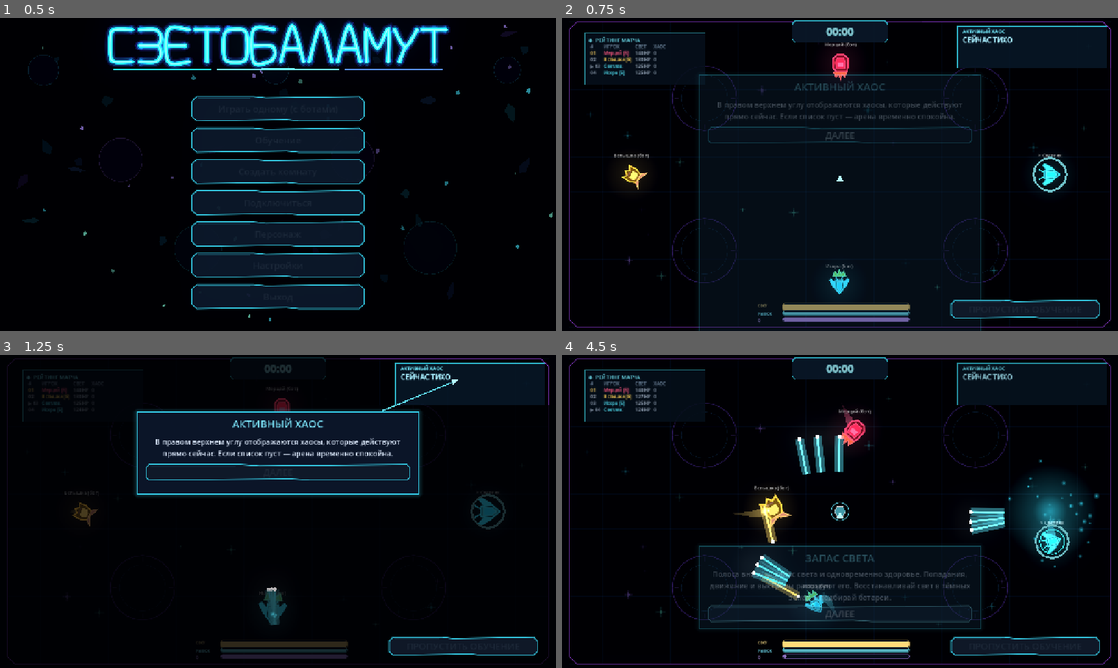
Above: before the commit, frames 1-4 (two rows, left to right).
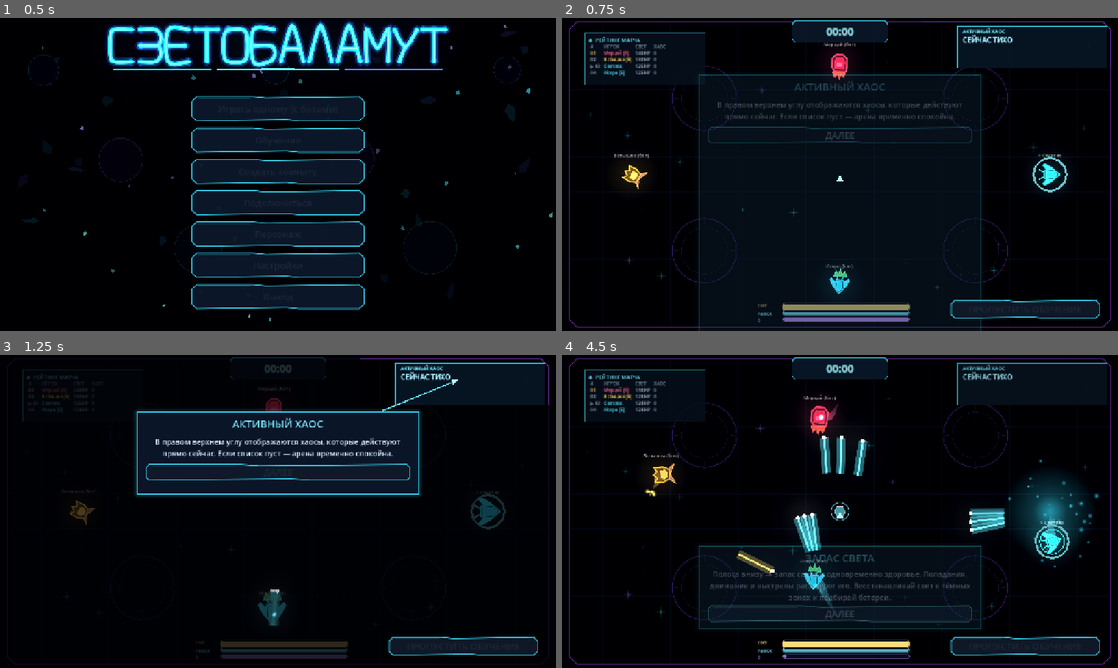
Above: after the commit, the same moments.

Repository: DvoreZZKy/svetobalamut
Game: Godot game, scene res://scenes/menu.tscn
The game is run twice, just before and just after one commit, with the same random seed, the same clock (stepped at 60 frames per second) and the same inputs.
Inputs (mouse positions are in pixels of both pictures, inside the frame that each line leads up to):
- Up to frame 1 (0.5 s): no input
- Up to frame 2 (0.75 s): click "Играть одному (с ботами)" at 0.5 s
- Up to frame 3 (1.25 s): no input
- Up to frame 4 (4.5 s): tap Enter (restart) at 1.25 s; move the mouse to (962, 495) at 1.27 s; hold D (right) 1.28-2 s; hold Space (dash) 1.28-2 s; tap Q (ability) at 1.35 s; click (962, 495) at 1.42 s; click "ДАЛЕЕ" at 2 s; move the mouse to (728, 527) at 2.77 s; hold S (down) 2.78-3.53 s; tap Space (dash) at 2.85 s; click (728, 527) at 3.05 s; move the mouse to (895, 442) at 3.52 s; press the mouse at (895, 442) at 3.53 s; hold D (right) 3.53-4.25 s; tap E (possess) at 3.8 s; release the mouse at (895, 442) at 4.25 s; click "ДАЛЕЕ" at 4.25 s

Frame 1 is identical in both runs. In frame 2, 0.3% of the frame differs, in the area x 10-53%, y 7-89%; in frame 3, 0.4%; in frame 4, 4.2%, in the area x 5-90%, y 11-83%.

Commit message:
Add secondary class abilities to simulation

Diff:
--- a/scripts/sim.gd
+++ b/scripts/sim.gd
@@ -40,6 +40,7 @@
 var players := {}
 var bullets: Array = []
 var eaters: Array = []
+var lures: Array = []
 var pickups: Array = []
 var pickup_timer := 9.0
 var meteors: Array = []
@@ -72,6 +73,7 @@
 	players.clear()
 	bullets.clear()
 	eaters.clear()
+	lures.clear()
 	pickups.clear()
 	pickup_timer = rng.randf_range(8.0, 13.0)
 	meteors.clear()
@@ -114,7 +116,7 @@
 		"light": CLASS_STATS[kind % 4].hp, "max_light": CLASS_STATS[kind % 4].hp,
 		"defense": CLASS_STATS[kind % 4].def, "attack": CLASS_STATS[kind % 4].atk,
 		"speed_mult": CLASS_STATS[kind % 4].speed, "fire_rate": CLASS_STATS[kind % 4].rate,
-		"ability_cd": 0.0, "ability_t": 0.0,
+		"ability_cd": 0.0, "ability_t": 0.0, "extra_cd": 0.0, "phase_t": 0.0, "absorb_t": 0.0, "prism_shots": 0,
 		"shadow": false, "decoy": false, "life": 0.0,
 		"dash_t": 0.0, "dash_dir": Vector2.RIGHT, "dash_cd": 0.0, "inv": 0.0, "fire_cd": 0.0,
 		"wave_charge": 0.0, "fire_was_down": false, "wave_released": false,
@@ -151,6 +153,7 @@
 		_update_player(p, dt)
 	_collisions(dt)
 	_update_bullets(dt)
+	_update_lures(dt)
 	_update_eaters(dt)
 	_update_pickups(dt)
 	_meteor_tick(dt)
@@ -176,6 +179,7 @@
 	var want_dash: bool = inp.get("dash", false)
 	var want_poss: bool = inp.get("poss", false)
 	var want_ability: bool = inp.get("ability", false)
+	var want_extra: bool = inp.get("extra_ability", false)
 	if effects.has("reverse") and not p.decoy:
 		mv = -mv
 	# A shadow possessing this player directly drives their movement and actions.
@@ -194,6 +198,7 @@
 		possessor.poss_fire_was_down = want_fire
 		want_dash = bool(control.get("dash", false))
 		want_ability = bool(control.get("ability", false))
+		want_extra = bool(control.get("extra_ability", false))
 		want_poss = false
 	if p.derp_t > 0.0:
 		p.derp_t -= dt
@@ -227,6 +232,9 @@
 	p.poss_protect_cd = maxf(0.0, p.poss_protect_cd - dt)
 	p.ability_cd = maxf(0.0, p.ability_cd - dt)
 	p.ability_t = maxf(0.0, p.ability_t - dt)
+	p.extra_cd = maxf(0.0, float(p.get("extra_cd", 0.0)) - dt)
+	p.phase_t = maxf(0.0, float(p.get("phase_t", 0.0)) - dt)
+	p.absorb_t = maxf(0.0, float(p.get("absorb_t", 0.0)) - dt)
 
 	if p.shadow:
 		_update_shadow(p, dt, mv, want_poss)
@@ -254,6 +262,8 @@
 			events.append({"t": "dash", "x": p.pos.x, "y": p.pos.y, "c": p.ci})
 	if want_ability and p.ability_cd <= 0.0:
 		_use_ability(p)
+	if want_extra and float(p.get("extra_cd", 0.0)) <= 0.0:
+		_use_extra_ability(p)
 	if effects.has("magnet"):
 		var b := _brightest(p.id)
 		if not b.is_empty():
@@ -279,18 +289,21 @@
 		p.wave_released = false
 		p.fire_was_down = want_fire
 	elif want_fire and p.fire_cd <= 0.0 and p.light > shot_cost + 0.5:
-		var spread_count := 3 if p.kind == 0 else 1
+		var prism_active: bool = p.kind == 3 and int(p.get("prism_shots", 0)) > 0
+		var spread_count := 3 if p.kind == 0 or prism_active else 1
 		for shot_i in spread_count:
-			var spread := (float(shot_i) - 1.0) * 0.12 if spread_count == 3 else 0.0
+			var spread := (float(shot_i) - 1.0) * (0.12 if p.kind == 0 else 0.24) if spread_count == 3 else 0.0
 			var ang: float = p.aim.angle() + spread + rng.randf_range(-0.018, 0.018)
 			var dir := Vector2.from_angle(ang)
 			var bolt_speed := 1180.0 if p.kind == 3 else (1480.0 if p.kind == 2 else BULLET_SPEED)
 			var bolt_radius := 11.0 if p.kind == 3 else 6.0
-			var damage_mult := 0.42 if p.kind == 0 else 1.0
+			var damage_mult := 0.42 if p.kind == 0 else (0.72 if prism_active else 1.0)
 			bullets.append({"id": next_id, "pos": p.pos + dir * 34.0, "vel": dir * bolt_speed + p.vel * 0.25,
 				"owner": p.id, "life": 1.4, "bn": 0, "ricochet": p.kind == 3, "dmg": BULLET_DMG * p.attack * damage_mult * (1.35 if str(p.get("buff", "")) == "overdrive" else 1.0),
 				"radius": bolt_radius})
 			next_id += 1
+		if prism_active:
+			p.prism_shots = int(p.prism_shots) - 1
 		p.light -= shot_cost
 		var haste := 0.52 if p.kind == 0 and p.ability_t > 0.0 else 1.0
 		p.fire_cd = p.fire_rate * haste
@@ -383,6 +396,41 @@
 					"owner": p.id, "life": 1.25, "bn": 0, "ricochet": true, "dmg": BULLET_DMG * p.attack * 0.82 * (1.35 if str(p.get("buff", "")) == "overdrive" else 1.0), "radius": 10.0})
 				next_id += 1
 			events.append({"t": "ability", "x": p.pos.x, "y": p.pos.y, "c": p.ci, "kind": 3})
+
+
+
+func _use_extra_ability(p: Dictionary) -> void:
+	p.extra_cd = 13.0
+	match int(p.kind):
+		0:
+			# Fireflies use bioluminescent signals: lure eaters to a bright decoy.
+			var lure_pos: Vector2 = (p.pos + p.aim * 145.0).clamp(Vector2(55, 55), A - Vector2(55, 55))
+			lures.append({"pos": lure_pos, "t": 3.8, "owner": p.id})
+			p.light = maxf(0.0, float(p.light) - 3.0)
+			events.append({"t": "extra_ability", "x": lure_pos.x, "y": lure_pos.y, "c": p.ci, "kind": 0})
+		1:
+			# A sealed capsule catches incoming energy and converts it into light.
+			p.absorb_t = 2.4
+			p.absorb_count = 0
+			events.append({"t": "extra_ability", "x": p.pos.x, "y": p.pos.y, "c": p.ci, "kind": 1})
+		2:
+			# Ghost matter briefly stops interacting with projectiles and eaters.
+			p.phase_t = 1.25
+			p.inv = maxf(float(p.inv), 1.25)
+			events.append({"t": "extra_ability", "x": p.pos.x, "y": p.pos.y, "c": p.ci, "kind": 2})
+		3:
+			# A prism splits the next three shots into refracted rays.
+			p.prism_shots = 3
+			events.append({"t": "extra_ability", "x": p.pos.x, "y": p.pos.y, "c": p.ci, "kind": 3})
+
+
+func _update_lures(dt: float) -> void:
+	var keep: Array = []
+	for lure in lures:
+		lure.t = float(lure.t) - dt
+		if float(lure.t) > 0.0:
+			keep.append(lure)
+	lures = keep
 
 
 func _update_shadow(p: Dictionary, dt: float, mv: Vector2, want_poss: bool) -> void:
@@ -518,6 +566,8 @@
 		reduced *= 0.72
 	p.light -= reduced
 	events.append({"t": "hurt", "id": p.id, "amount": reduced})
+	if float(p.get("phase_t", 0.0)) > 0.0:
+		return
 	if src != 0 and src != p.id and players.has(src) and not players[src].shadow and not players[src].decoy:
 		players[src].damage_total = float(players[src].get("damage_total", 0.0)) + reduced
 		var damage_by: Dictionary = p.get("damage_by", {})
@@ -702,7 +752,7 @@
 		b.vel = bv
 		if not dead:
 			for p in players.values():
-				if p.shadow or p.inv > 0.0:
+				if p.shadow or p.inv > 0.0 or float(p.get("phase_t", 0.0)) > 0.0:
 					continue
 				if p.id == b.owner and b.bn == 0:
 					continue
@@ -712,6 +762,21 @@
 						hit_damage *= 2.0
 					_damage(p, hit_damage, b.owner, b.bn > 0)
 					dead = true
+					break
+		if not dead:
+			for p in players.values():
+				if p.shadow or int(p.kind) != 1 or float(p.get("absorb_t", 0.0)) <= 0.0 or int(p.id) == int(b.owner):
+					continue
+				if p.pos.distance_squared_to(b.pos) <= 118.0 * 118.0:
+					p.absorb_count = int(p.get("absorb_count", 0)) + 1
+					var light_before: float = float(p.light)
+					p.light = minf(float(p.max_light), float(p.light) + 4.0)
+					var gained: float = float(p.light) - light_before
+					if gained > 0.01:
+						p.healing_total = float(p.get("healing_total", 0.0)) + gained
+						events.append({"t": "heal", "id": p.id, "amount": gained})
+					dead = true
+					events.append({"t": "capsule_absorb", "x": b.pos.x, "y": b.pos.y, "c": p.ci, "id": p.id})
 					break
 		if not dead:
 			for e in eaters:
@@ -761,15 +826,22 @@
 			continue
 		e.cd = maxf(0.0, e.cd - dt)
 		e.flash = maxf(0.0, e.flash - dt)
-		if not tgt.is_empty():
+		var target_pos: Vector2 = tgt.pos if not tgt.is_empty() else e.pos
+		var lure_distance := 430.0 * 430.0
+		for lure in lures:
+			var lure_d: float = e.pos.distance_squared_to(lure.pos)
+			if lure_d < lure_distance:
+				lure_distance = lure_d
+				target_pos = lure.pos
+		if not tgt.is_empty() or lure_distance < 430.0 * 430.0:
 			var sp := 180.0 if e.type == 0 else 300.0
-			var dir: Vector2 = (tgt.pos - e.pos).normalized()
+			var dir: Vector2 = (target_pos - e.pos).normalized()
 			e.vel = e.vel.lerp(dir * sp, clampf(3.5 * dt, 0.0, 1.0))
 			if e.type == 1:
 				e.vel += dir.orthogonal() * sin(time_left * 9.0 + e.id) * 260.0 * dt * 8.0
 		e.pos += e.vel * dt
 		for p in players.values():
-			if p.shadow:
+			if p.shadow or float(p.get("phase_t", 0.0)) > 0.0:
 				continue
 			if (p.pos - e.pos).length_squared() < pow(e.r + P_RADIUS - 6.0, 2):
 				if p.inv <= 0.0 and e.cd <= 0.0:
@@ -936,7 +1008,7 @@
 
 # ---------------------------------------------------------------- боты ---
 func _bot_think(p: Dictionary, dt: float) -> void:
-	var inp := {"mv": Vector2.ZERO, "aim": p.pos + p.aim * 100.0, "fire": false, "dash": false, "poss": false, "ability": false}
+	var inp := {"mv": Vector2.ZERO, "aim": p.pos + p.aim * 100.0, "fire": false, "dash": false, "poss": false, "ability": false, "extra_ability": false}
 	var b: Dictionary = p.bot
 	# Bots stay deliberately imperfect: they improve a little, but never become expert marksmen.
 	b.skill = minf(0.38, float(b.get("skill", 0.04)) + dt * 0.0008)
@@ -984,6 +1056,8 @@
 		var d := to.length()
 		if p.ability_cd <= 0.0 and rng.randf() < dt * lerpf(0.10, 0.24, skill):
 			inp.ability = true
+		if float(p.get("extra_cd", 0.0)) <= 0.0 and rng.randf() < dt * 0.12:
+			inp.extra_ability = true
 		var dirv := to / maxf(d, 1.0)
 		mv += dirv.orthogonal() * b.strafe * lerpf(0.35, 0.62, skill)
 		if d > b.want + 90.0:
@@ -1078,11 +1152,14 @@
 		pl.append({"i": p.id, "n": p.name, "p": p.pos, "v": p.vel, "a": p.aim, "l": p.light,
 			"s": p.shadow, "k": p.kind, "c": p.ci, "hat": p.hat, "outfit": p.outfit,
 			"iv": p.inv, "dc": p.dash_cd, "pt": p.pts, "wc": 0.0, "wa": int(p.wave_ammo), "wr": float(p.wave_reload_t),
-			"hpmax": p.max_light, "acd": p.ability_cd, "ab": p.ability_t, "bot": not p.human,
+			"hpmax": p.max_light, "acd": p.ability_cd, "ab": p.ability_t, "excd": float(p.get("extra_cd", 0.0)), "phs": float(p.get("phase_t", 0.0)), "abs": float(p.get("absorb_t", 0.0)), "pr": int(p.get("prism_shots", 0)), "bot": not p.human,
 			"ki": p.kills, "dm": float(p.get("damage_total", 0.0)), "hl": float(p.get("healing_total", 0.0)), "buff": str(p.get("buff", "")), "buff_t": float(p.get("buff_t", 0.0)), "dr": p.derp_t, "d": p.decoy, "h": p.hit_t, "dt": p.dash_t > 0.0})
 	var pu: Array = []
 	for pickup in pickups:
 		pu.append([pickup.pos, pickup.kind, pickup.t])
+	var lu: Array = []
+	for lure in lures:
+		lu.append([lure.pos, float(lure.t)])
 	var mt: Array = []
 	for meteor in meteors:
 		mt.append([meteor.pos, float(meteor.t)])
@@ -1095,5 +1172,5 @@
 	var ea: Array = []
 	for e in eaters:
 		ea.append([e.id, e.pos, e.vel, e.type, e.hp, e.flash])
-	return {"pl": pl, "bl": bl, "ea": ea, "fx": effects.duplicate(), "tl": time_left,
+	return {"pl": pl, "bl": bl, "ea": ea, "lu": lu, "fx": effects.duplicate(), "tl": time_left,
 		"ph": phase, "wn": winner, "bomb": bomb_id, "bt": bomb_t, "mt": mt, "ob": ob, "pu": pu, "elapsed": elapsed_time}
